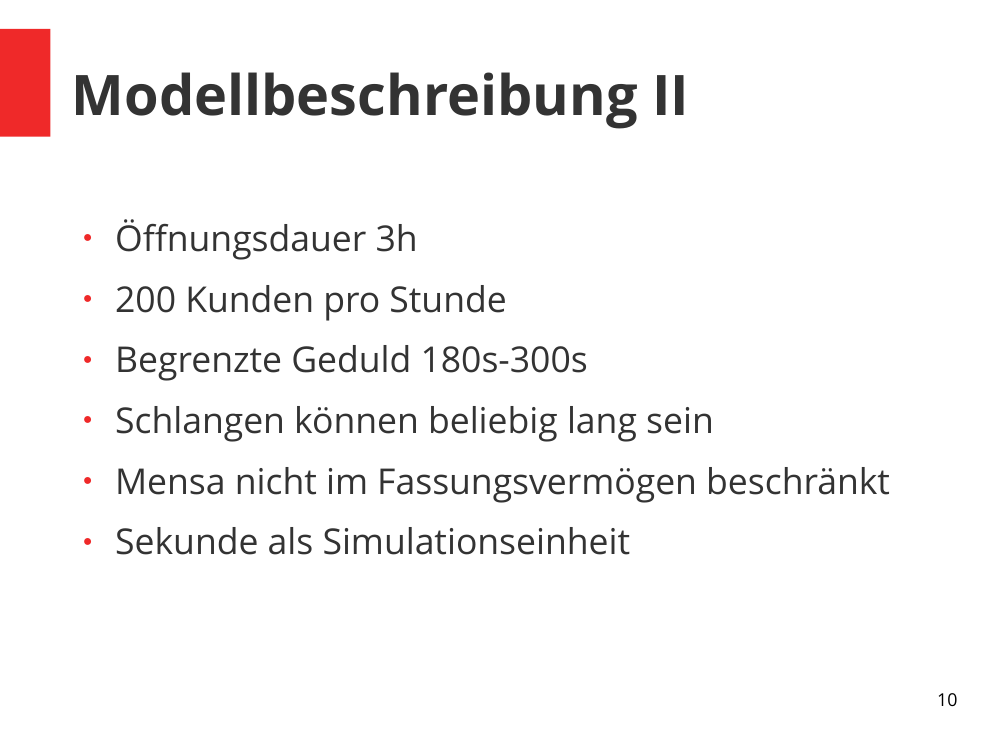
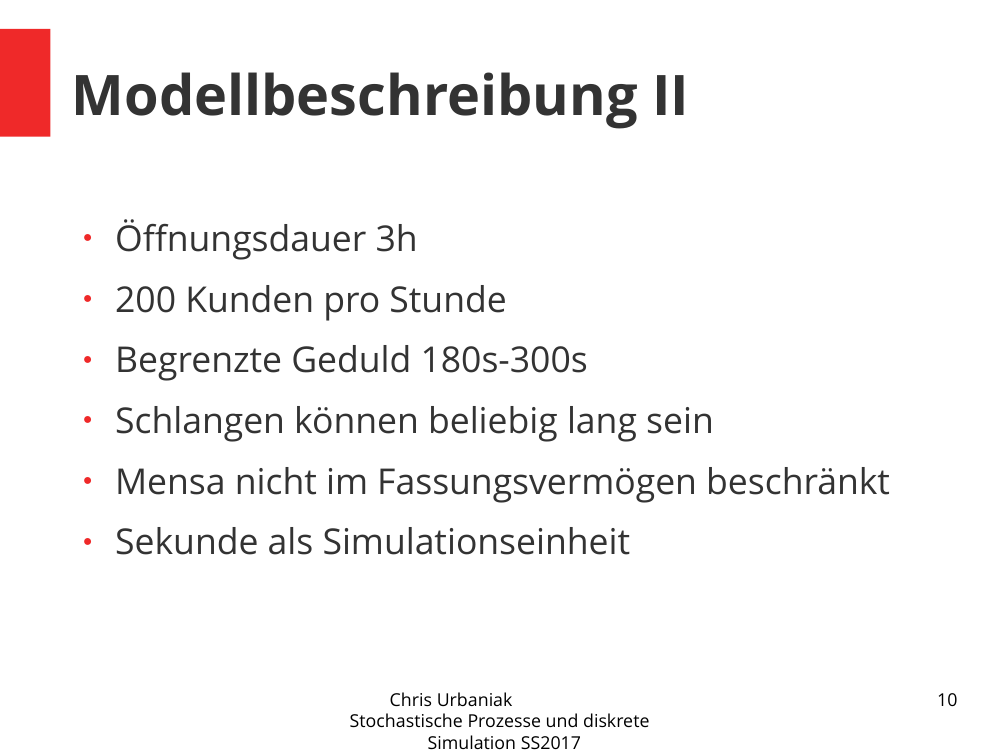
Before and after one commit to nouiteesator/seminar, a slide deck: slide 10 of Präsi.odp. Drawn at 1008x756 pixels with LibreOffice and Linux fonts; fonts in the diff are those of the drawing. Boxes give left, top, right and bottom in pixels: in the first picture for what was removed or moved away, otherwise in the second. Text is boxed around its words. In the diff, an @@ line names an element or a change of style, - is before the commit and + after.

```diff
--- a/Präsi.odp
+++ b/Präsi.odp
@@ text added at <box>350,692,649,749</box>, 14 pt, text #000000 @@
+Chris Urbaniak Stochastische Prozesse und diskrete Simulation SS2017
```
Also in this commit, not shown: 8 other slides changed, 15 slides added, 1 slide removed, 3 other files.
